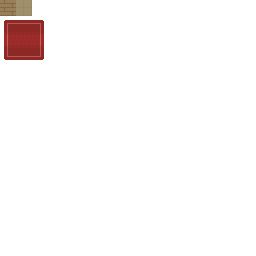
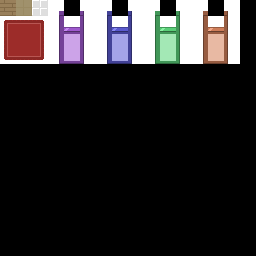
Layers edited between the first and the second 256x256 image:
added layer "Layer 5 copy 3" above "Layer 5 copy 2" over 203, 11, 228, 64
added layer "Layer 5 copy 2" above "Layer 5 copy" over 155, 11, 180, 64
added layer "Layer 5 copy" above "Layer 5" over 107, 11, 132, 64
added layer "Layer 5" above "Layer 4" over 59, 11, 84, 64
painted on "Layer 4" over 4, 20, 44, 60
hid "Layer 3" over 4, 20, 44, 60
added layer "Layer 2 copy" above "Layer 2" over 32, 0, 48, 16
added layer "Layer 6" over 0, 0, 256, 256
